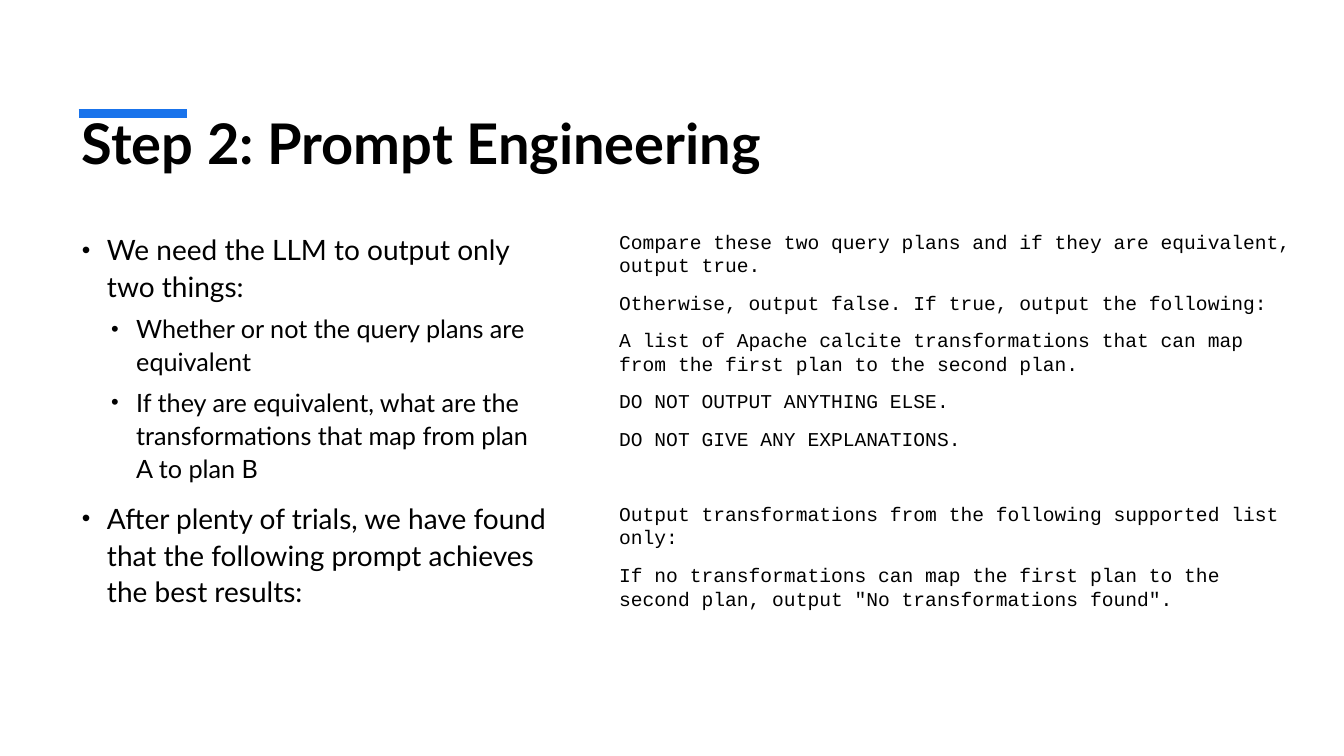
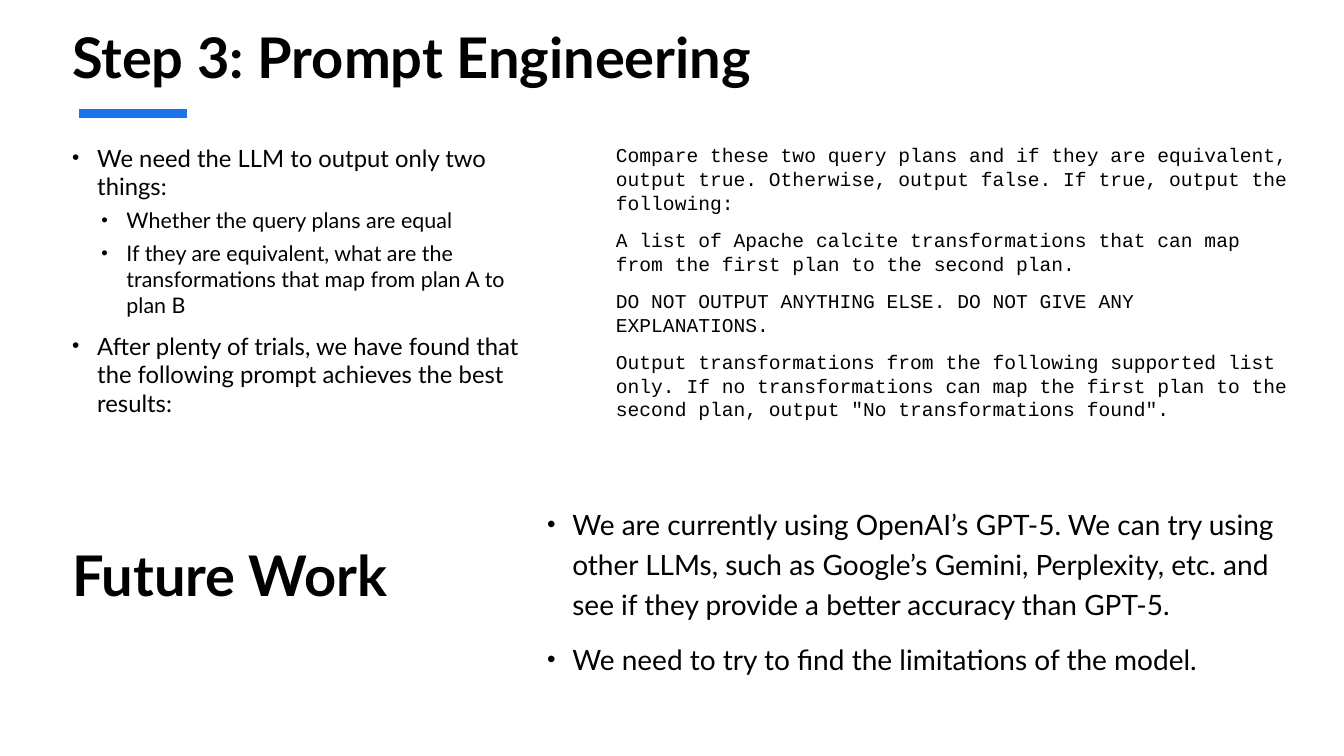
Before and after one commit to suhaskamath2712/E0261_P11, a slide deck: slide 4 of Mid-Project Presentation.pptx. Drawn at 1344x756 pixels with LibreOffice and Linux fonts; fonts in the diff are those of the drawing. Boxes give left, top, right and bottom in pixels: in the first picture for what was removed or moved away, otherwise in the second. Text is boxed around its words. In the diff, an @@ line names an element or a change of style, - is before the commit and + after.

```diff
--- a/Mid-Project Presentation.pptx
+++ b/Mid-Project Presentation.pptx
@@ title at bbox=[72, 36, 751, 88]: text changed @@
-Step 2: Prompt Engineering
+Step 3: Prompt Engineering
@@ text "We need the LLM to ...": place and size @@
-text "We need the LLM to ..." at bbox=[107, 239, 546, 603]
+text "We need the LLM to ..." at bbox=[97, 149, 518, 413]
@@ text at bbox=[97, 149, 518, 413]: size 20 to 17 pt in "We need the LLM to output only ...", "After plenty of trials, we have found ..."; size 18 to 15.3 pt in "If they are equivalent, what are the ..."; line spacing 1.1 to 1 @@
@@ text "Compare these two query plans ...": place and size @@
-text "Compare these two query plans ..." at bbox=[619, 235, 1290, 610]
+text "Compare these two query plans ..." at bbox=[616, 149, 1287, 420]
@@ text at bbox=[616, 149, 1287, 214]: text changed @@
-Compare these two query plans and if they are equivalent, output true.
-Otherwise, output false. If true, output the following:
+Compare these two query plans and if they are equivalent, output true. Otherwise, output false. If true, output the following:
@@ text at bbox=[126, 212, 452, 232]: text changed; size 18 to 15.3 pt @@
-  • Whether or not the query plans are equivalent
+  • Whether the query plans are equal
@@ text at bbox=[616, 295, 1287, 420]: text changed @@
-DO NOT OUTPUT ANYTHING ELSE.
-DO NOT GIVE ANY EXPLANATIONS.
-Output transformations from the following supported list only:
-If no transformations can map the first plan to the second plan, output "No transformations found".
+DO NOT OUTPUT ANYTHING ELSE. DO NOT GIVE ANY EXPLANATIONS.
+Output transformations from the following supported list only. If no transformations can map the first plan to the second plan, output "No transformations found".
@@ text added at bbox=[572, 513, 1274, 675], 20 pt, text #000000 @@
+• We are currently using OpenAI’s GPT-5. We can try using other LLMs, such as Google’s Gemini, Perplexity, etc. and see if they provide a better accuracy than GPT-5.
+• We need to try to find the limitations of the model.
@@ text added at bbox=[72, 554, 387, 597], 40 pt, text #000000, bold @@
+Future Work
```
Also in this commit, not shown: 2 other slides changed, 2 slides added, 2 slides removed.
